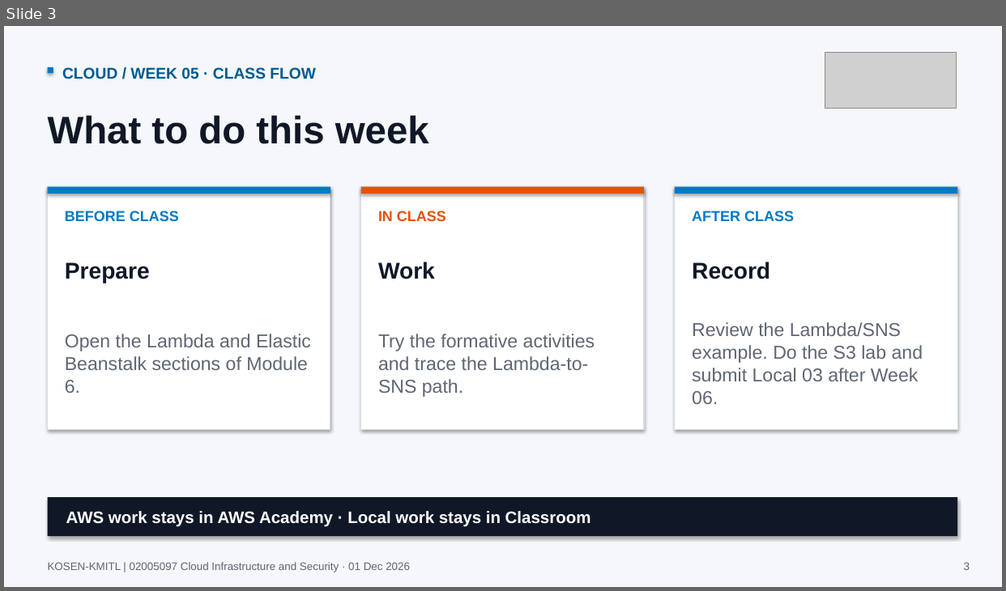
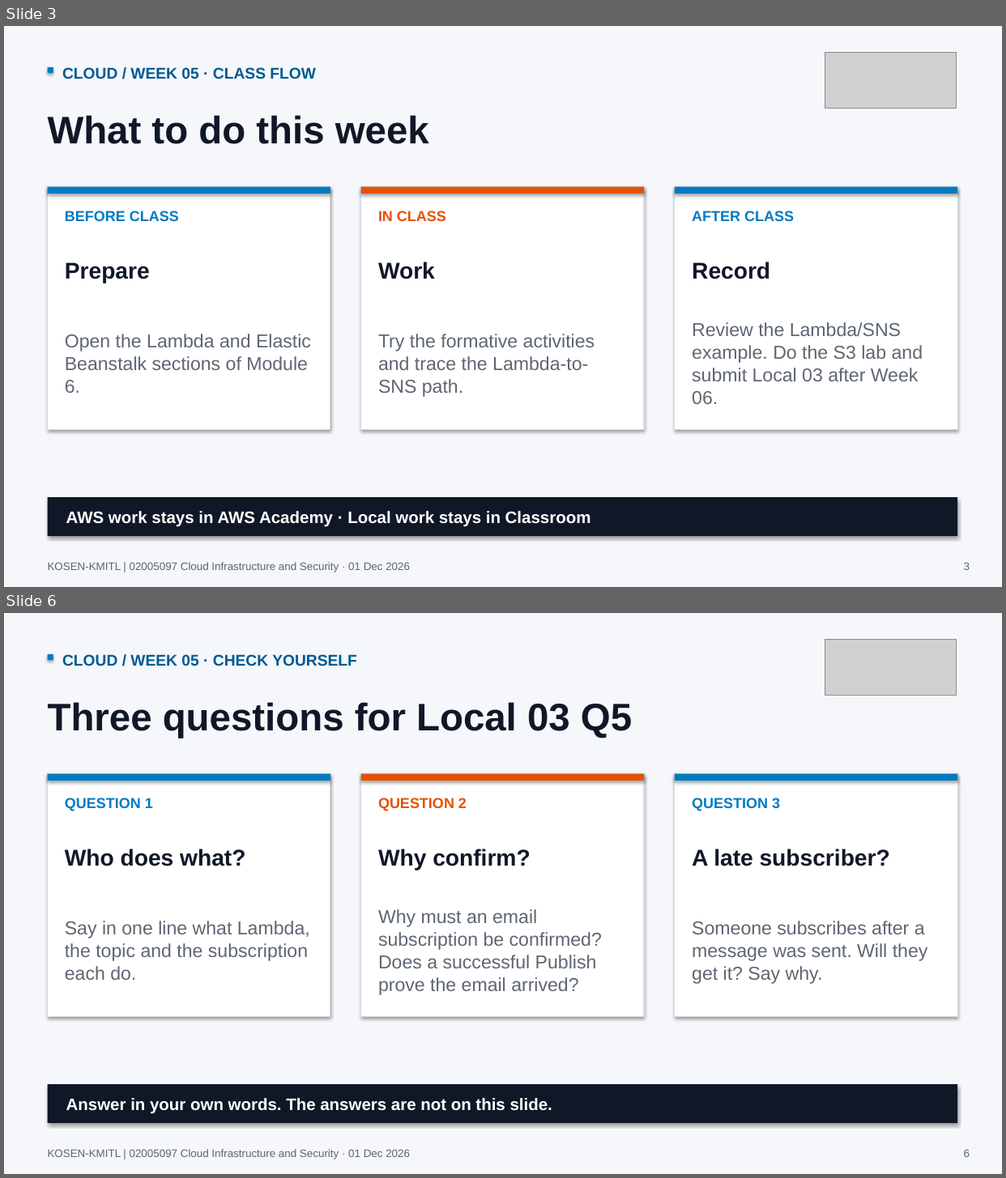
Before and after one commit to nutthakorn7/cloud-infrastructure-security, a slide deck: slides/weekly-bridges/output/Week05_Cloud_Course_Bridge.pptx. Shown one above the other, each under a label of ours: slide 3 before the commit, slides 3 and 6 after it; the slides between them are not shown. The pictures are 1006x591 and 1006x1178 pixels, drawn with LibreOffice and Linux fonts; fonts in the diff are those of the drawing; grey boxes stand for pictures. Boxes give left, top, right and bottom in pixels: in the first picture for what was removed or moved away, otherwise in the second. Text is boxed around its words. In the diff, an @@ line names an element or a change of style, - is before the commit and + after.

```diff
--- a/slides/weekly-bridges/output/Week05_Cloud_Course_Bridge.pptx
+++ b/slides/weekly-bridges/output/Week05_Cloud_Course_Bridge.pptx
@@ slide 6 added at <box>4,613,1002,1174</box>, background #F5F7FA @@
@@ rectangle added at <box>48,654,53,660</box>, fill #007AC2 @@
@@ text added at <box>62,654,357,666</box>, 15 pt, text #005A91, bold @@
+CLOUD / WEEK 05 · CHECK YOURSELF
@@ picture added at <box>825,639,957,696</box> @@
@@ text added at <box>48,702,632,739</box>, 37 pt, text #101828, bold @@
+Three questions for Local 03 Q5
@@ rectangle added at <box>48,774,330,1017</box>, fill #FFFFFF, outline #D5DCE4 0.8 pt @@
@@ rectangle added at <box>48,774,330,781</box>, fill #007AC2 @@
@@ rectangle added at <box>361,774,644,1017</box>, fill #FFFFFF, outline #D5DCE4 0.8 pt @@
@@ rectangle added at <box>361,774,644,781</box>, fill #E35205 @@
@@ rectangle added at <box>675,774,957,1017</box>, fill #FFFFFF, outline #D5DCE4 0.8 pt @@
@@ rectangle added at <box>675,774,957,781</box>, fill #007AC2 @@
@@ text added at <box>65,798,153,811</box>, 14 pt, text #007AC2, bold @@
+QUESTION 1
@@ text added at <box>378,798,467,811</box>, 14 pt, text #E35205, bold @@
+QUESTION 2
@@ text added at <box>692,798,780,811</box>, 14 pt, text #007AC2, bold @@
+QUESTION 3
@@ text added at <box>65,849,245,867</box>, 22 pt, text #101828, bold @@
+Who does what?
@@ text added at <box>378,849,530,871</box>, 22 pt, text #101828, bold @@
+Why confirm?
@@ text added at <box>692,849,890,867</box>, 22 pt, text #101828, bold @@
+A late subscriber?
@@ text added at <box>65,921,310,980</box>, 18 pt, text #5E6673 @@
+Say in one line what Lambda, the topic and the subscription each do.
@@ text added at <box>378,909,602,995</box>, 18 pt, text #5E6673 @@
+Why must an email subscription be confirmed? Does a successful Publish prove the email arrived?
@@ text added at <box>692,921,928,984</box>, 18 pt, text #5E6673 @@
+Someone subscribes after a message was sent. Will they get it? Say why.
@@ rectangle added at <box>48,1084,957,1123</box>, fill #101828 @@
@@ text added at <box>66,1098,552,1114</box>, 16 pt, text #FFFFFF, bold @@
+Answer in your own words. The answers are not on this slide.
@@ text added at <box>48,1149,410,1160</box>, 10.5 pt, text #5E6673 @@
+KOSEN-KMITL | 02005097 Cloud Infrastructure and Security · 01 Dec 2026
@@ text added at <box>964,1149,970,1157</box>, 10.5 pt, text #5E6673 @@
+6
```
Also in this commit, not shown: 2 other slides added, 2 other files.
